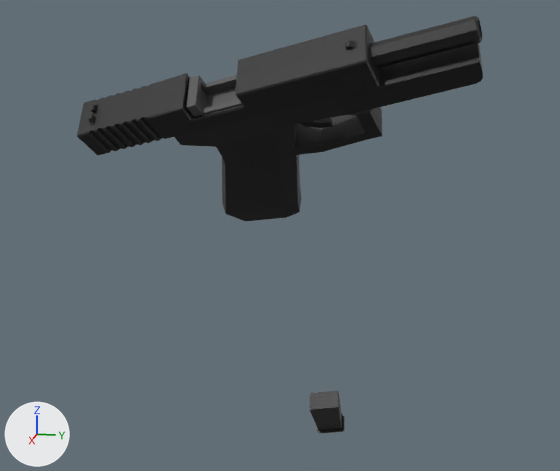
The glTF model assets/weapons/glock/glock.glb: old version first, new version second.
Rendered twice from a camera (50 mm lens) standing at (0.497, 0.107, 0.046) and looking at (-0.092, -0.011, -0.101). Every picture has the same lights, and +X, +Y and +Z are marked at lower left. The older version comes first. Both versions are drawn at frame 15 of the action 'ReloadEmpty'; the numbers are the values there.

Objects in the first picture: 'Barrel', 'Chamber', 'Glock', 'Magazine', 'Slide' and 1 more.
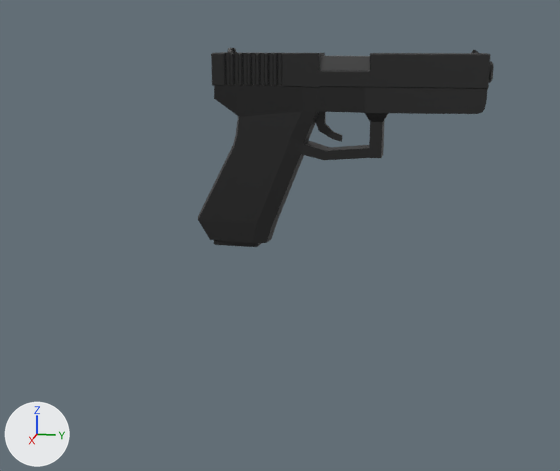
ob_root is not drawn itself; it is the parent of ob_magazine, ob_trigger, ob_slide, ob_glock.
ob_magazine is not drawn itself; it is the parent of ob_magazine_1.
ob_slide is not drawn itself; it is the parent of ob_slide_1.

The change, as JSON lines over the scene's bpy script:
```json
{"op": "set", "path": "ob_root.location", "old": "(0.0, 0.0646, 0.0)", "new": "(0.0, 0.0, 0.0)"}
{"op": "set", "path": "ob_root.rotation_euler", "old": "(-0.854, 0.248, -0.133)", "new": "(0.0, -0.00557, 0.0)", "note": "degrees (-49, 14, -7.6) -> degrees (0, -0.3, 0)"}
{"op": "set", "path": "ob_magazine.location", "old": "(0.123, 0.0332, -0.456)", "new": "(0.0206, 0.00149, -0.0632)"}
{"op": "set", "path": "ob_slide.location", "old": "(0.05, 0.0, 0.0331)", "new": "(0.0, 0.0, 0.0331)"}
```

Changed parts and their boxes [x1, y1, x2, y2] in the pictures (560 x 471 px):
```json
{"object": "Glock", "change": "moved, turned", "before": [175, 43, 483, 221], "after": [198, 85, 487, 243]}
{"object": "Slide", "change": "moved, turned", "before": [77, 25, 380, 155], "after": [211, 48, 491, 89]}
{"object": "Barrel", "change": "moved, turned", "before": [370, 16, 482, 69], "after": [489, 61, 494, 83]}
{"object": "Chamber", "change": "moved, turned", "before": [186, 75, 243, 117], "after": [319, 56, 370, 71]}
{"object": "Magazine", "change": "moved, turned", "before": [310, 391, 344, 433], "after": [214, 240, 261, 247]}
{"object": "Trigger", "change": "moved, turned", "before": [299, 118, 333, 128], "after": [315, 112, 342, 142]}
```
